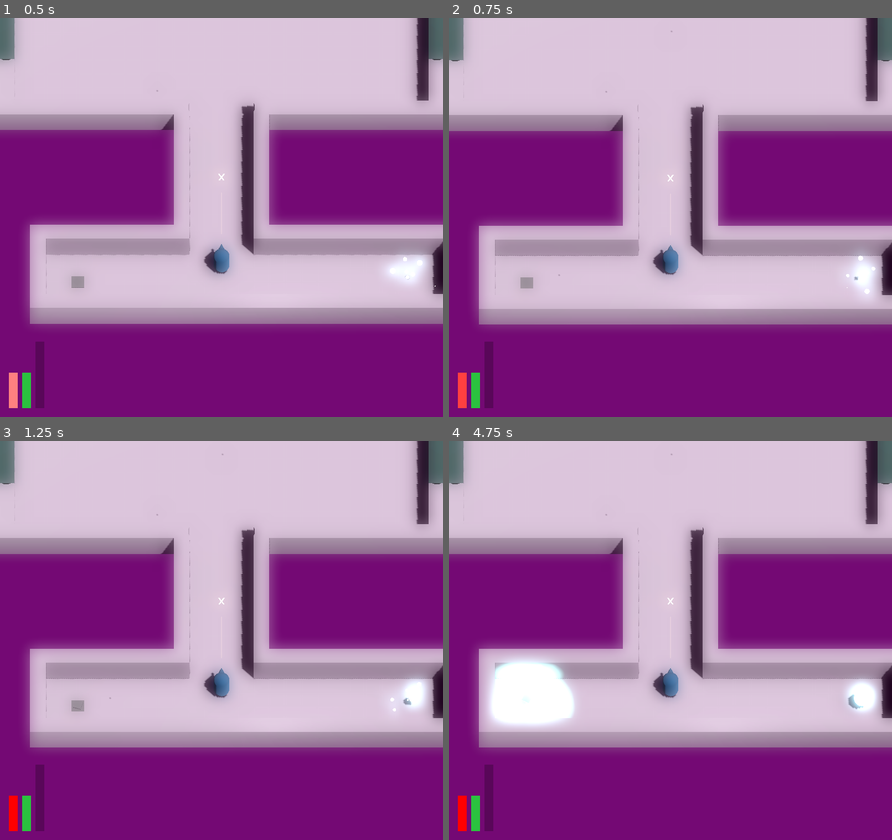
Above: before the commit, frames 1-4 (two rows, left to right).
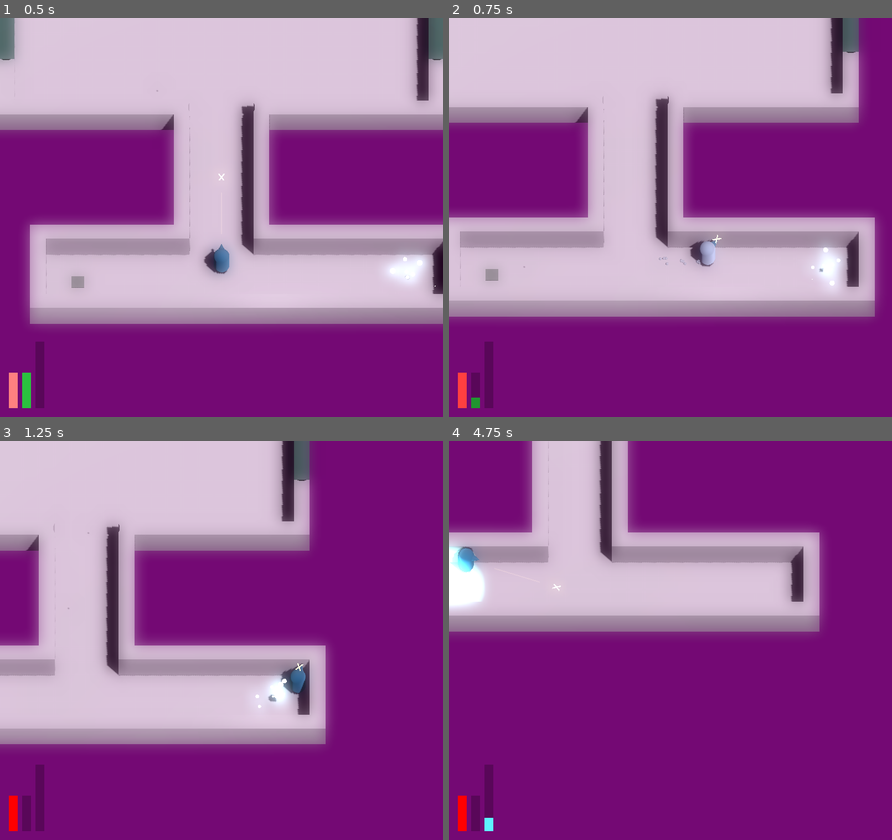
Above: after the commit, the same moments.

Repository: JackEvans24/bullet-absorb
Game: Godot game, scene res://scenes/main.tscn
Two runs of this game, one before a commit and one after it. Both use one fixed random seed, a clock stepped at 60 frames per second and the inputs below.
Inputs (mouse positions are in pixels of both pictures, inside the frame that each line leads up to):
- Up to frame 1 (0.5 s): no input
- Up to frame 2 (0.75 s): move the mouse to (767, 197) at 0.52 s; press the mouse at (767, 197) at 0.53 s; hold D (move_right, bound only after the commit) from 0.53 s (still down); tap Space (dash, bound only after the commit) at 0.6 s
- Up to frame 3 (1.25 s): keep holding D (move_right, bound only after the commit)
- Up to frame 4 (4.75 s): move the mouse to (581, 660) at 1.27 s; release D (move_right, bound only after the commit) at 1.28 s; release the mouse at (581, 660) at 1.28 s; hold S (move_back, bound only after the commit) 1.28-2.03 s; click (581, 660) at 1.35 s; tap Space (dash, bound only after the commit) at 1.55, 2.85, 4.35 s; move the mouse to (714, 552) at 2.02 s; hold D (move_right, bound only after the commit) 2.03-2.78 s; hold Ctrl (absorb, bound only after the commit) 2.03-2.78 s; click (714, 552) at 2.3 s; move the mouse to (648, 720) at 2.77 s; hold W (move_forward, bound only after the commit) 2.78-3.53 s; move the mouse to (803, 700) at 3.52 s; press the mouse at (803, 700) at 3.53 s; hold A (move_left, bound only after the commit) from 3.53 s (still down); move the mouse to (537, 580) at 4.27 s; release the mouse at (537, 580) at 4.28 s

Frame 1 is identical in both runs. In frame 2, 29% of the frame differs, in the area x 0-100%, y 0-98%; in frame 3, 38%; in frame 4, 64%.

Commit message:
feat: add keyboard/mouse support (#28)
* refactor: modularise aim input

* feat: add mouse aiming

* feat: switch between mouse and controller based on input

* feat: add keyboard bindings

Diff:
--- a/prefabs/player.tscn
+++ b/prefabs/player.tscn
@@ -9,7 +9,6 @@
 [ext_resource type="Script" path="res://scripts/mechanics/player/movement/dash.gd" id="4_5ub5d"]
 [ext_resource type="Material" uid="uid://f41eu4cbvian" path="res://materials/player/player_absorb.tres" id="4_ep8r4"]
 [ext_resource type="Script" path="res://scripts/mechanics/player/movement/dead.gd" id="4_koxfs"]
-[ext_resource type="Script" path="res://scripts/mechanics/player/player_aim.gd" id="4_owsoe"]
 [ext_resource type="Material" uid="uid://dq2ufo1kpypca" path="res://materials/player/player_absorb_halo.tres" id="4_poddg"]
 [ext_resource type="PackedScene" uid="uid://dl5unqhv0x3ox" path="res://prefabs/bullets/player_bullet.tscn" id="5_twt6l"]
 [ext_resource type="Script" path="res://scripts/mechanics/player/movement/knockback.gd" id="5_unin6"]
@@ -17,9 +16,12 @@
 [ext_resource type="Shape3D" uid="uid://c4tuvev8wasc3" path="res://models/player/player_internal.tres" id="7_iumbl"]
 [ext_resource type="Material" uid="uid://ckbmoxn51apxx" path="res://materials/player/player_knockback.tres" id="9_e4s4u"]
 [ext_resource type="Script" path="res://scripts/mechanics/player/player_body.gd" id="10_18rdm"]
+[ext_resource type="Script" path="res://scripts/mechanics/player/aim/player_aim.gd" id="10_gaav5"]
 [ext_resource type="Shape3D" uid="uid://b143a5k1xv5rx" path="res://models/player/player_external.tres" id="11_p7nyd"]
 [ext_resource type="Script" path="res://scripts/mechanics/player/dash.gd" id="11_s2u1f"]
 [ext_resource type="Material" uid="uid://dlj8u7o0rqldc" path="res://materials/player/player_recovery.tres" id="12_cbt3u"]
+[ext_resource type="Script" path="res://scripts/mechanics/player/aim/controller_aim_direction.gd" id="12_j1ytq"]
+[ext_resource type="Script" path="res://scripts/mechanics/player/aim/mouse_aim_direction.gd" id="12_j7rkf"]
 [ext_resource type="Material" uid="uid://bl15jqbmjfvys" path="res://materials/player/player_dash_particle.tres" id="20_n80do"]
 [ext_resource type="Script" path="res://scripts/mechanics/player/reticule.gd" id="21_tbx8f"]
 
@@ -155,8 +157,15 @@
 recovery_time = 1.6
 
 [node name="Aim" type="Node" parent="."]
-script = ExtResource("4_owsoe")
+script = ExtResource("10_gaav5")
+cooldown = 0.01
 bullet_scene = ExtResource("5_twt6l")
+
+[node name="ControllerAim" type="Node" parent="Aim"]
+script = ExtResource("12_j1ytq")
+
+[node name="MouseAim" type="Node" parent="Aim"]
+script = ExtResource("12_j7rkf")
 
 [node name="Dash" type="Node" parent="."]
 script = ExtResource("11_s2u1f")
--- a/project.godot
+++ b/project.godot
@@ -26,24 +26,28 @@
 "deadzone": 0.5,
 "events": [Object(InputEventJoypadMotion,"resource_local_to_scene":false,"resource_name":"","device":-1,"axis":1,"axis_value":-1.0,"script":null)
 , Object(InputEventJoypadButton,"resource_local_to_scene":false,"resource_name":"","device":-1,"button_index":11,"pressure":0.0,"pressed":true,"script":null)
+, Object(InputEventKey,"resource_local_to_scene":false,"resource_name":"","device":-1,"window_id":0,"alt_pressed":false,"shift_pressed":false,"ctrl_pressed":false,"meta_pressed":false,"pressed":false,"keycode":0,"physical_keycode":87,"key_label":0,"unicode":119,"echo":false,"script":null)
 ]
 }
 move_back={
 "deadzone": 0.5,
 "events": [Object(InputEventJoypadMotion,"resource_local_to_scene":false,"resource_name":"","device":-1,"axis":1,"axis_value":1.0,"script":null)
 , Object(InputEventJoypadButton,"resource_local_to_scene":false,"resource_name":"","device":-1,"button_index":12,"pressure":0.0,"pressed":true,"script":null)
+, Object(InputEventKey,"resource_local_to_scene":false,"resource_name":"","device":-1,"window_id":0,"alt_pressed":false,"shift_pressed":false,"ctrl_pressed":false,"meta_pressed":false,"pressed":false,"keycode":0,"physical_keycode":83,"key_label":0,"unicode":115,"echo":false,"script":null)
 ]
 }
 move_left={
 "deadzone": 0.5,
 "events": [Object(InputEventJoypadMotion,"resource_local_to_scene":false,"resource_name":"","device":-1,"axis":0,"axis_value":-1.0,"script":null)
 , Object(InputEventJoypadButton,"resource_local_to_scene":false,"resource_name":"","device":-1,"button_index":13,"pressure":0.0,"pressed":true,"script":null)
+, Object(InputEventKey,"resource_local_to_scene":false,"resource_name":"","device":-1,"window_id":0,"alt_pressed":false,"shift_pressed":false,"ctrl_pressed":false,"meta_pressed":false,"pressed":false,"keycode":0,"physical_keycode":65,"key_label":0,"unicode":97,"echo":false,"script":null)
 ]
 }
 move_right={
 "deadzone": 0.5,
 "events": [Object(InputEventJoypadMotion,"resource_local_to_scene":false,"resource_name":"","device":-1,"axis":0,"axis_value":1.0,"script":null)
 , Object(InputEventJoypadButton,"resource_local_to_scene":false,"resource_name":"","device":-1,"button_index":14,"pressure":0.0,"pressed":true,"script":null)
+, Object(InputEventKey,"resource_local_to_scene":false,"resource_name":"","device":-1,"window_id":0,"alt_pressed":false,"shift_pressed":false,"ctrl_pressed":false,"meta_pressed":false,"pressed":false,"keycode":0,"physical_keycode":68,"key_label":0,"unicode":100,"echo":false,"script":null)
 ]
 }
 aim_forward={
@@ -69,16 +73,21 @@
 absorb={
 "deadzone": 0.5,
 "events": [Object(InputEventJoypadMotion,"resource_local_to_scene":false,"resource_name":"","device":-1,"axis":5,"axis_value":1.0,"script":null)
+, Object(InputEventKey,"resource_local_to_scene":false,"resource_name":"","device":-1,"window_id":0,"alt_pressed":false,"shift_pressed":false,"ctrl_pressed":false,"meta_pressed":false,"pressed":false,"keycode":0,"physical_keycode":4194326,"key_label":0,"unicode":0,"echo":false,"script":null)
+, Object(InputEventMouseButton,"resource_local_to_scene":false,"resource_name":"","device":-1,"window_id":0,"alt_pressed":false,"shift_pressed":false,"ctrl_pressed":false,"meta_pressed":false,"button_mask":0,"position":Vector2(0, 0),"global_position":Vector2(0, 0),"factor":1.0,"button_index":2,"canceled":false,"pressed":false,"double_click":false,"script":null)
 ]
 }
 fire={
 "deadzone": 0.5,
 "events": [Object(InputEventJoypadButton,"resource_local_to_scene":false,"resource_name":"","device":-1,"button_index":10,"pressure":0.0,"pressed":true,"script":null)
+, Object(InputEventMouseButton,"resource_local_to_scene":false,"resource_name":"","device":-1,"window_id":0,"alt_pressed":false,"shift_pressed":false,"ctrl_pressed":false,"meta_pressed":false,"button_mask":0,"position":Vector2(0, 0),"global_position":Vector2(0, 0),"factor":1.0,"button_index":1,"canceled":false,"pressed":false,"double_click":false,"script":null)
 ]
 }
 dash={
 "deadzone": 0.5,
 "events": [Object(InputEventJoypadButton,"resource_local_to_scene":false,"resource_name":"","device":-1,"button_index":9,"pressure":0.0,"pressed":true,"script":null)
+, Object(InputEventKey,"resource_local_to_scene":false,"resource_name":"","device":-1,"window_id":0,"alt_pressed":false,"shift_pressed":false,"ctrl_pressed":false,"meta_pressed":false,"pressed":false,"keycode":0,"physical_keycode":32,"key_label":0,"unicode":32,"echo":false,"script":null)
+, Object(InputEventKey,"resource_local_to_scene":false,"resource_name":"","device":-1,"window_id":0,"alt_pressed":false,"shift_pressed":false,"ctrl_pressed":false,"meta_pressed":false,"pressed":false,"keycode":0,"physical_keycode":4194325,"key_label":0,"unicode":0,"echo":false,"script":null)
 ]
 }
 restart={
--- /dev/null
+++ b/scripts/mechanics/player/aim/aim_direction.gd
@@ -0,0 +1,5 @@
+class_name AimDirection
+extends Node
+
+func get_aim_direction() -> Vector3:
+    return Vector3.ZERO
--- /dev/null
+++ b/scripts/mechanics/player/aim/controller_aim_direction.gd
@@ -0,0 +1,6 @@
+class_name ControllerAimDirection
+extends AimDirection
+
+func get_aim_direction() -> Vector3:
+	var input_dir = Input.get_vector("aim_left", "aim_right", "aim_forward", "aim_back")
+	return Vector3(input_dir.x, 0, input_dir.y).normalized()
--- /dev/null
+++ b/scripts/mechanics/player/aim/mouse_aim_direction.gd
@@ -0,0 +1,20 @@
+class_name MouseAimDirection
+extends AimDirection
+
+@export var ground_offset = 1
+
+@onready var viewport: Viewport = get_viewport()
+@onready var camera: Camera3D = viewport.get_camera_3d()
+
+var player: Node3D
+
+func get_aim_direction() -> Vector3:
+    var mouse_pos = viewport.get_mouse_position()
+    var ray_origin = camera.project_ray_origin(mouse_pos)
+    var direction = camera.project_ray_normal(mouse_pos).normalized()
+
+    var angle = direction.angle_to(Vector3.DOWN)
+    var forward = (ray_origin.y - ground_offset) * tan(angle)
+    var aim_position = Vector3(ray_origin.x, ground_offset, ray_origin.z - forward)
+
+    return aim_position - player.global_position
--- a/scripts/mechanics/player/player_aim.gd
+++ b/scripts/mechanics/player/aim/player_aim.gd
@@ -5,6 +5,10 @@
 
 @export var cooldown = 0.05
 @export var bullet_scene: PackedScene
+
+@onready var controller_aim: ControllerAimDirection = $ControllerAim
+@onready var mouse_aim: MouseAimDirection = $MouseAim
+var aim_service: AimDirection
 
 var pivot: Node3D
 var aim_direction: Vector3 = Vector3.FORWARD
@@ -14,23 +18,35 @@
 var is_firing = false
 var has_ammo = false
 
+func _ready():
+	aim_service = mouse_aim
+
 func initialise(body_pivot: Node3D):
 	pivot = body_pivot
+	mouse_aim.player = pivot
 
 func _process(_delta: float):
 	if not can_aim:
 		return
 
-	var input_dir = Input.get_vector("aim_left", "aim_right", "aim_forward", "aim_back")
-	var direction = Vector3(input_dir.x, 0, input_dir.y).normalized()
+	var direction = aim_service.get_aim_direction()
 
 	if direction:
 		aim_direction = direction
 
 func _input(event: InputEvent):
-	if not can_fire or not event.is_action_pressed("fire"):
+	check_input_method(event)
+
+	if can_fire and event.is_action_pressed("fire"):
+		fire()
+
+func check_input_method(event: InputEvent):
+	if event is InputEventMouseMotion:
+		aim_service = mouse_aim
+	elif aim_service == controller_aim:
 		return
-	fire()
+	elif controller_aim.get_aim_direction().length() > 0.1:
+		aim_service = controller_aim
 
 func fire():
 	if is_firing or not has_ammo:
Not shown: 1 places in prefabs/player.tscn that only renumber resources
